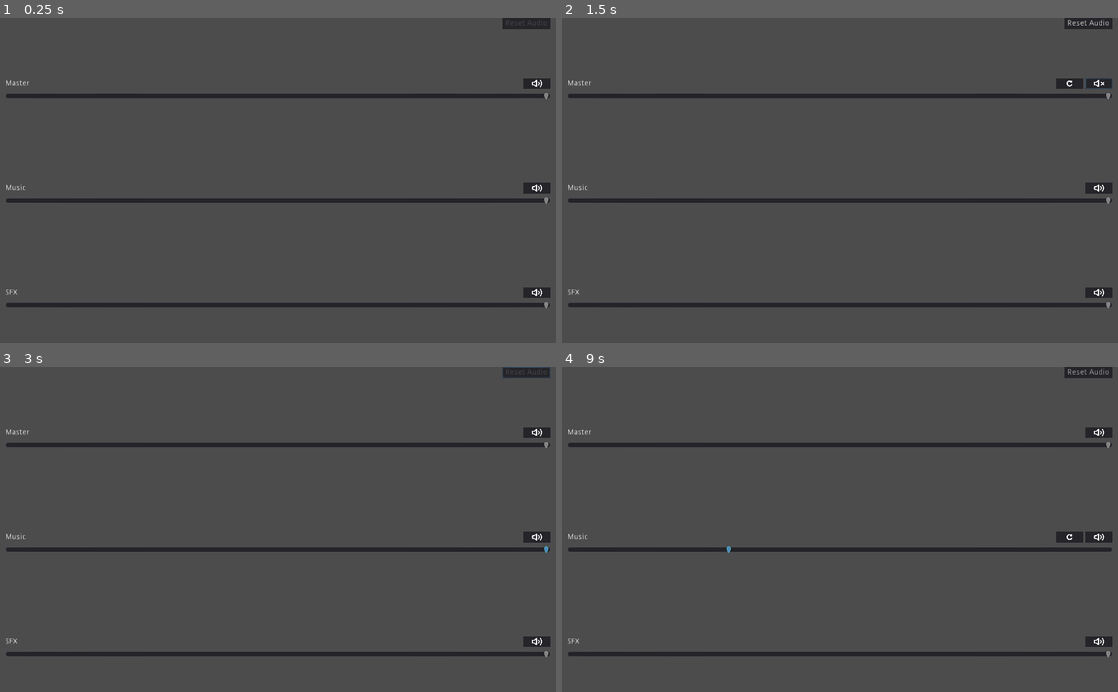
Above: before the commit, frames 1-4 (two rows, left to right).
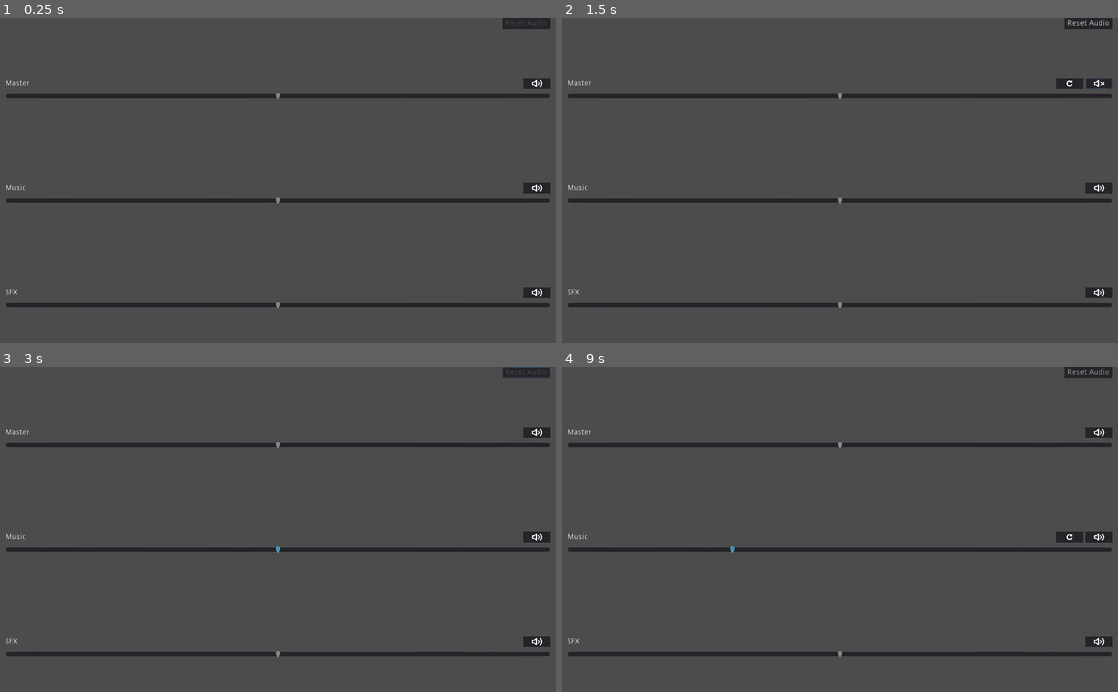
Above: after the commit, the same moments.

Repository: SuddenlyNothing/BaseGodotProject
Game: Godot game, scene res://options/SettingsPanels.tscn
The game is run twice, just before and just after one commit, with the same random seed, the same clock (stepped at 60 frames per second) and the same inputs. This scene is started directly instead of the project's main scene. Sound files missing from this copy of the repository are replaced by a short silence.
Inputs (mouse positions are in pixels of both pictures, inside the frame that each line leads up to):
- Up to frame 1 (0.25 s): no input
- Up to frame 2 (1.5 s): tap Enter at 0.5 s; move the mouse to (962, 164) at 0.52 s; hold D (right) 0.53-1.25 s; hold Space (continue) 0.53-1.25 s; click (962, 164) at 0.67 s; click (1101, 83) at 1.27 s
- Up to frame 3 (3 s): click "Reset Audio" at 2 s; move the mouse to (166, 545) at 2.77 s; hold S (down) from 2.78 s (still down)
- Up to frame 4 (9 s): move the mouse to (895, 458) at 3.52 s; release S (down) at 3.53 s; hold D (right) 3.53-4.28 s; move the mouse to (812, 594) at 4.27 s; hold W (up) 4.28-5.03 s; click (812, 594) at 4.42 s; move the mouse to (1006, 578) at 5.02 s; hold A (left) 5.03-6.53 s; move the mouse to (673, 480) at 5.77 s; move the mouse to (867, 529) at 6.52 s; hold S (down) 6.53-7.28 s; click (867, 529) at 6.67 s; move the mouse to (756, 448) at 7.27 s; hold D (right) 7.28-8.03 s; move the mouse to (962, 513) at 8.02 s; hold W (up) 8.03-8.78 s; move the mouse to (728, 545) at 8.77 s; hold D (right) from 8.78 s (still down); click (728, 545) at 8.92 s

The runs differ from the first frame. In frame 1, less than 0.1% of the frame differs, in the area x 49-99%, y 23-90%; in frame 2, less than 0.1%; in frame 3, less than 0.1%; in frame 4, less than 0.1%.

Commit message:
Add HSliderSFX with step to options

Diff:
--- a/BaseProject2/options/input_remap/InputRemap.tscn
+++ b/BaseProject2/options/input_remap/InputRemap.tscn
@@ -34,8 +34,8 @@
 scroll_horizontal_enabled = false
 
 [node name="M" type="MarginContainer" parent="S"]
-margin_right = 1024.0
-margin_bottom = 555.0
+margin_right = 1012.0
+margin_bottom = 5.0
 size_flags_horizontal = 3
 size_flags_vertical = 3
 custom_constants/margin_right = 10
--- a/BaseProject2/options/screen_settings/ScreenSettings.tscn
+++ b/BaseProject2/options/screen_settings/ScreenSettings.tscn
@@ -1,7 +1,8 @@
-[gd_scene load_steps=7 format=2]
+[gd_scene load_steps=8 format=2]
 
 [ext_resource path="res://options/screen_settings/ScreenSettings.gd" type="Script" id=1]
 [ext_resource path="res://options/utils/VResetSeparator.tscn" type="PackedScene" id=2]
+[ext_resource path="res://utils/HSliderSFX.tscn" type="PackedScene" id=3]
 [ext_resource path="res://utils/AnimatedButton.tscn" type="PackedScene" id=4]
 [ext_resource path="res://options/utils/SliderInsideSeparation.tscn" type="PackedScene" id=5]
 [ext_resource path="res://options/utils/HSeparation.tscn" type="PackedScene" id=6]
@@ -53,14 +54,13 @@
 margin_left = 954.0
 margin_right = 1004.0
 
-[node name="Brightness" type="HSlider" parent="V/V"]
+[node name="Brightness" parent="V/V" instance=ExtResource( 3 )]
 margin_top = 25.0
 margin_right = 1004.0
 margin_bottom = 41.0
-size_flags_horizontal = 3
 min_value = 0.5
 max_value = 1.5
-step = 0.0
+step = 0.05
 value = 1.0
 
 [node name="V2" parent="V" instance=ExtResource( 5 )]
@@ -88,14 +88,13 @@
 margin_left = 954.0
 margin_right = 1004.0
 
-[node name="Contrast" type="HSlider" parent="V/V2"]
+[node name="Contrast" parent="V/V2" instance=ExtResource( 3 )]
 margin_top = 25.0
 margin_right = 1004.0
 margin_bottom = 41.0
-size_flags_horizontal = 3
 min_value = 0.5
 max_value = 1.5
-step = 0.0
+step = 0.05
 value = 1.0
 
 [node name="V3" parent="V" instance=ExtResource( 5 )]
@@ -123,14 +122,13 @@
 margin_left = 954.0
 margin_right = 1004.0
 
-[node name="Saturation" type="HSlider" parent="V/V3"]
+[node name="Saturation" parent="V/V3" instance=ExtResource( 3 )]
 margin_top = 25.0
 margin_right = 1004.0
 margin_bottom = 41.0
-size_flags_horizontal = 3
 min_value = 0.5
 max_value = 1.5
-step = 0.0
+step = 0.05
 value = 1.0
 
 [connection signal="pressed" from="V/Reset" to="." method="_on_Reset_pressed"]
--- a/BaseProject2/options/volume_settings/VolumeModule.tscn
+++ b/BaseProject2/options/volume_settings/VolumeModule.tscn
@@ -1,10 +1,11 @@
-[gd_scene load_steps=6 format=2]
+[gd_scene load_steps=7 format=2]
 
 [ext_resource path="res://options/utils/HSeparation.tscn" type="PackedScene" id=1]
 [ext_resource path="res://options/utils/ResetButton.tscn" type="PackedScene" id=2]
 [ext_resource path="res://options/volume_settings/VolumeModule.gd" type="Script" id=3]
 [ext_resource path="res://utils/AnimatedButton.tscn" type="PackedScene" id=4]
 [ext_resource path="res://options/utils/SliderInsideSeparation.tscn" type="PackedScene" id=5]
+[ext_resource path="res://utils/HSliderSFX.tscn" type="PackedScene" id=6]
 
 [node name="VolumeModule" instance=ExtResource( 5 )]
 script = ExtResource( 3 )
@@ -40,12 +41,12 @@
 expand = true
 stretch_mode = 6
 
-[node name="VolumeSlider" type="HSlider" parent="." index="1"]
+[node name="VolumeSlider" parent="." index="1" instance=ExtResource( 6 )]
 margin_top = 304.0
 margin_right = 1024.0
 margin_bottom = 320.0
-max_value = 1.0
-step = 0.0
+max_value = 2.0
+step = 0.1
 value = 1.0
 
 [connection signal="pressed" from="H/Reset" to="." method="reset"]
--- /dev/null
+++ b/BaseProject2/utils/HSliderSFX.gd
@@ -0,0 +1,7 @@
+extends HSlider
+
+onready var change_sfx := $ChangeSFX
+
+
+func _on_HSliderSFX_value_changed(_value: float) -> void:
+	change_sfx.play()
--- /dev/null
+++ b/BaseProject2/utils/HSliderSFX.tscn
@@ -0,0 +1,16 @@
+[gd_scene load_steps=3 format=2]
+
+[ext_resource path="res://utils/HSliderSFX.gd" type="Script" id=1]
+[ext_resource path="res://assets/sfx/button_hover.wav" type="AudioStream" id=2]
+
+[node name="HSliderSFX" type="HSlider"]
+margin_right = 16.0
+margin_bottom = 16.0
+script = ExtResource( 1 )
+
+[node name="ChangeSFX" type="AudioStreamPlayer" parent="."]
+stream = ExtResource( 2 )
+volume_db = -20.0
+bus = "SFX"
+
+[connection signal="value_changed" from="." to="." method="_on_HSliderSFX_value_changed"]
